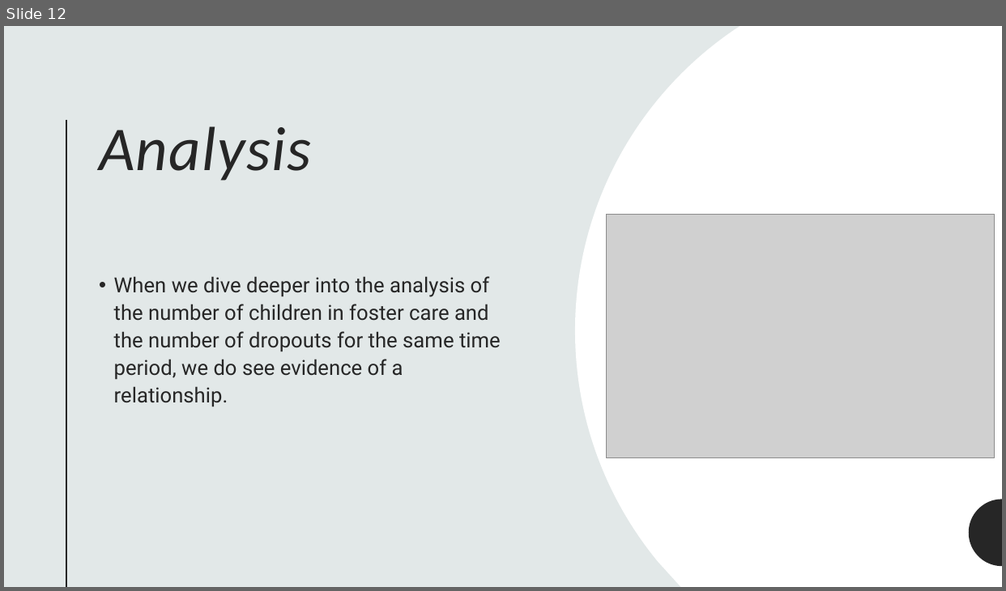
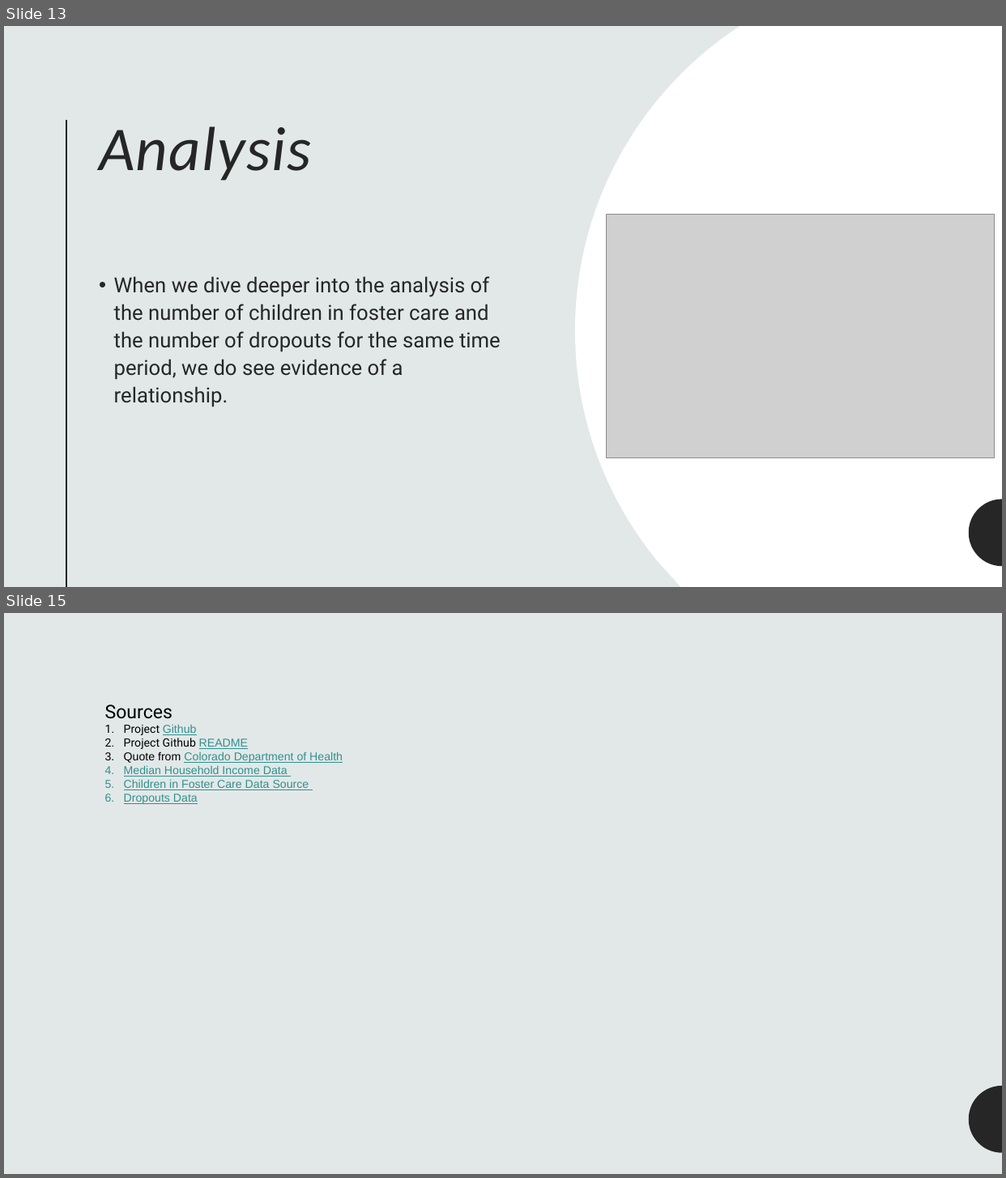
Before and after one commit to lordegraves/exploring_data_in_foster_care, a slide deck: Resources/Project1_Presentation.pptx. Shown one above the other, each under a label of ours: slide 12 before the commit, slides 13 and 15 after it; the slides between them are not shown. The pictures are 1006x591 and 1006x1178 pixels, drawn with LibreOffice and Linux fonts; fonts in the diff are those of the drawing; grey boxes stand for pictures. Boxes give left, top, right and bottom in pixels: in the first picture for what was removed or moved away, otherwise in the second. Text is boxed around its words. In the diff, an @@ line names an element or a change of style, - is before the commit and + after.

Commit message:
Added Table of Contents and Sources

```diff
--- a/Resources/Project1_Presentation.pptx
+++ b/Resources/Project1_Presentation.pptx
@@ slide 15 added at bbox=[4, 613, 1002, 1174], background #E2E8E8; not listed: 1 template element that a slide beside it also shows @@
@@ text added at bbox=[105, 705, 343, 804], 11 pt, text #30918F, underline @@
+Sources
+1. Project Github
+2. Project Github README
+3. Quote from Colorado Department of Health
+4. Median Household Income Data
+5. Children in Foster Care Data Source
+6. Dropouts Data
@@ what was slide 12 is now slide 13 @@
```
Also in this commit, not shown: 1 slide changed, 1 other slide added.
